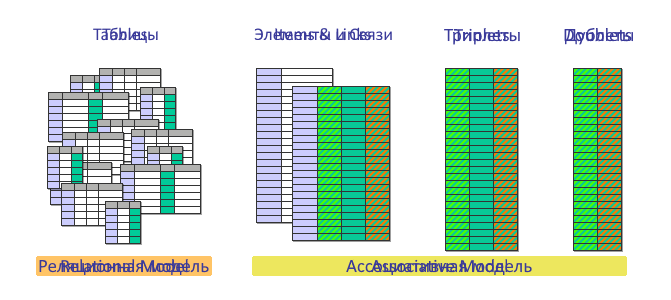
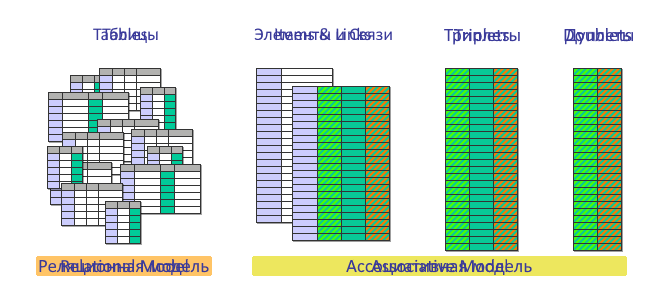
Before/after of a w=671, h=300 layered artwork. What changed in the layer stack:
painted on "Text (Russian)" over <box>586,28,596,42</box>
